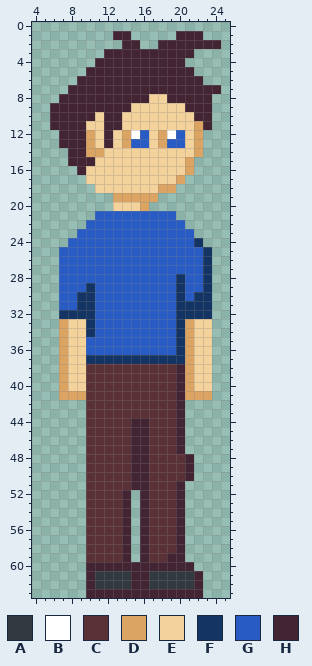
Pixel-art file, stored at Assets/images/player/player.aseprite. Above, as it was before the edit.
32x64 pixels, 1 frame. Shown: x 4..25, y 0..63.
Palette (. is transparent): A #333941  B #ffffff  C #5b3138  D #dba463  E #f4d29c  F #143464  G #285cc4  H #422433
Pixels before, first column x 6:
 1 .......HH.....HHH..
 2 ........HH..HHHHHHH
 3 ......HHHHHHHHHH...
 4 .....HHHHHHHHHH....
 5 ....HHHHHHHHHHHH...
 6 ...HHHHHHHHHHHHHH..
 7 ..HHHHHHHHHHHHHHHHH
 8 .HHHHHHHHHHEEHHHHH.
 9 HHHHHHHHHEEEEEEHHH.
10 HHHHHEHHEEEEEEEEHH.
11 HHHHEEHHEEEEEEEEDH.
12 .HHHDEHEDBGEDBGED..
13 .HHHDEHEDGGEDGGED..
14 ..HHDDEEEEEEEEEED..
15 ..HHHEEEEEEEEEED...
16 ...HEEEEEEEEEEED...
17 ....EEEEEEEEEED....
18 .....EEEEEEEDD.....
19 .......DDDDD.......
20 .......EEED........
21 .....GGGGGGGGG.....
22 ....GGGGGGGGGGG....
23 ...GGGGGGGGGGGGG...
24 ..GGGGGGGGGGGGGGF..
25 .GGGGGGGGGGGGGGGGF.
26 .GGGGGGGGGGGGGGGGF.
27 .GGGGGGGGGGGGGGGGF.
28 .GGGGGGGGGGGGGFGGF.
29 .GGGFGGGGGGGGGFGGF.
30 .GGFFGGGGGGGGGFGFF.
31 .GGFFGGGGGGGGGFFFF.
32 .FFFFGGGGGGGGGFFFF.
33 .DEEFGGGGGGGGGFDEE.
34 .DEEFGGGGGGGGGFDEE.
35 .DEEGGGGGGGGGGFDEE.
36 .DEEGGGGGGGGGGFDEE.
37 .DEEFFFFFFFFFFFDEE.
38 .DEECCCCCCCCCCHDEE.
39 .DEECCCCCCCCCCHDEE.
40 .DEECCCCCCCCCCHDEE.
41 .DDDCCCCCCCCCCHDDD.
42 ....CCCCCCCCCCH....
43 ....CCCCCCCCCCH....
44 ....CCCCCHHCCCH....
45 ....CCCCCHHCCCH....
46 ....CCCCCHHCCCH....
47 ....CCCCCHHCCCH....
48 ....CCCCCHHCCCCH...
49 ....CCCCCHHCCCCH...
50 ....CCCCCHHCCCCH...
51 ....CCCCCHHCCCH....
52 ....CCCCH.HCCCH....
53 ....CCCCH.HCCCH....
54 ....CCCCH.HCCCH....
55 ....CCCCH.HCCCH....
56 ....CCCCH.HCCCH....
57 ....CCCCH.HCCCH....
58 ....CCCCH.HCCCH....
59 ....CCCCH.HCCHH....
60 ....HHHHHHHHHHHH...
61 ....HAAAAHHAAAAAH..
62 ....HAAAAHHAAAAAH..
63 ....HHHHHHHHHHHHH..
New version:
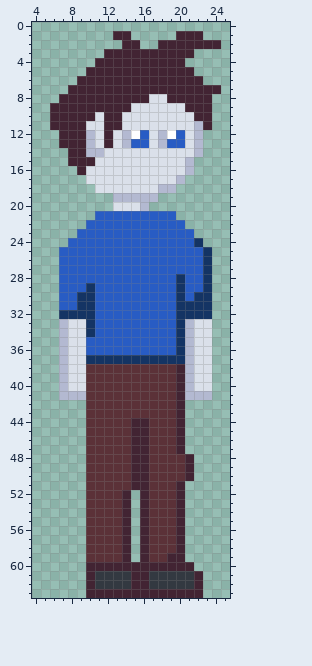
The edit:
colour D: #dba463 -> #b3b9d1
colour E: #f4d29c -> #dae0ea
